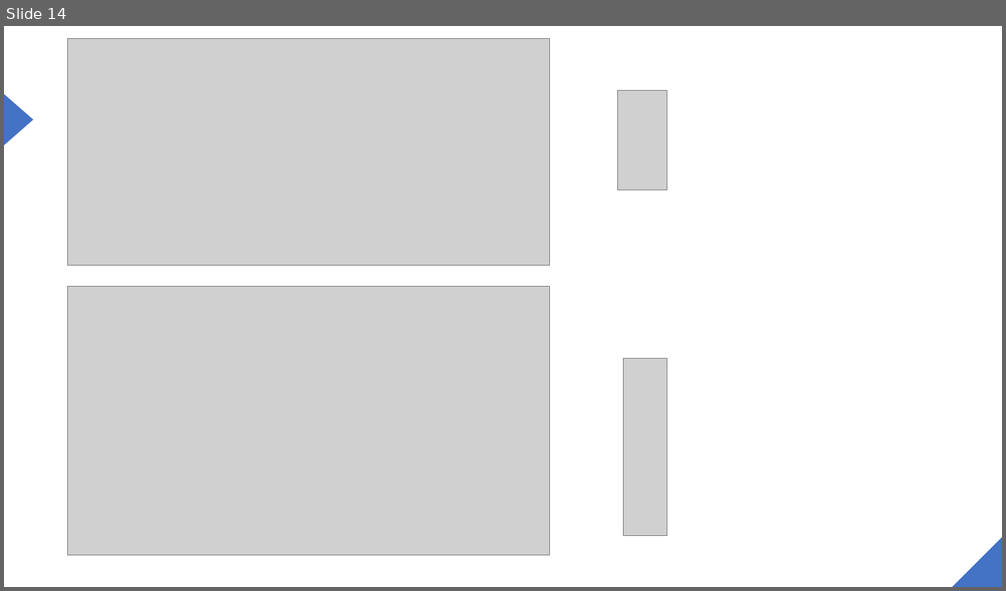
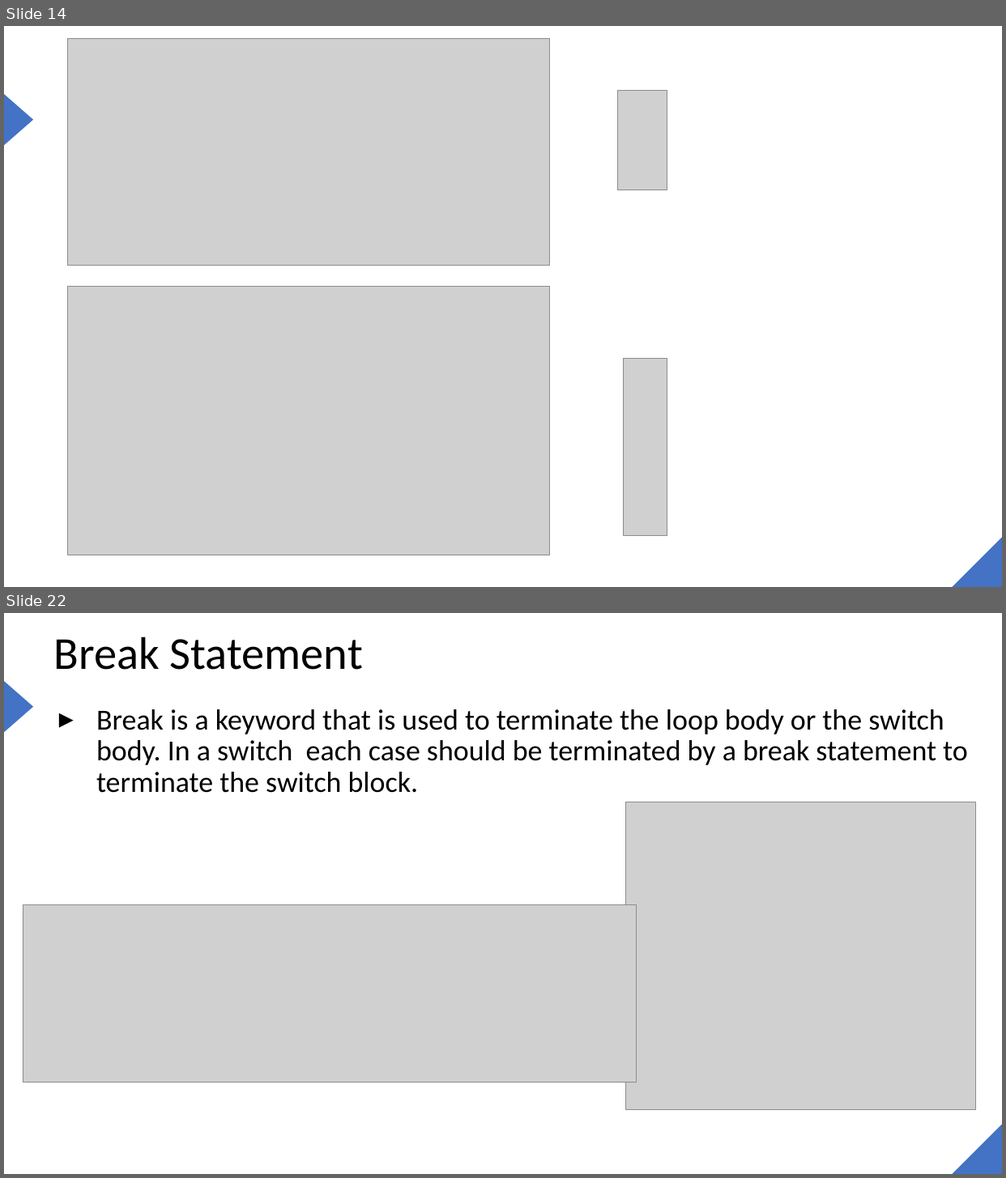
Before and after one commit to joe6276/The-sharp-Repo, a slide deck: Slides/6. Control Flow/Control Flow.pptx. Shown one above the other, each under a label of ours: slide 14 before the commit, slides 14 and 22 after it; the slides between them are not shown. The pictures are 1006x591 and 1006x1178 pixels, drawn with LibreOffice and Linux fonts; fonts in the diff are those of the drawing; grey boxes stand for pictures. Boxes give left, top, right and bottom in pixels: in the first picture for what was removed or moved away, otherwise in the second. Text is boxed around its words. In the diff, an @@ line names an element or a change of style, - is before the commit and + after.

```diff
--- a/Slides/6. Control Flow/Control Flow.pptx
+++ b/Slides/6. Control Flow/Control Flow.pptx
@@ slide 22 added at [4,613,1002,1174], background #FFFFFF; not listed: 2 template elements that a slide beside it also shows @@
@@ title added at [54,636,363,670], 44 pt, text #000000 @@
+Break Statement
@@ text added at [96,709,968,793], 28 pt, text #000000 @@
+▸ Break is a keyword that is used to terminate the loop body or the switch body. In a switch each case should be terminated by a break statement to terminate the switch block.
@@ picture added at [626,802,976,1110] @@
@@ picture added at [23,905,636,1083] @@
```
Also in this commit, not shown: 1 slide changed, 8 other slides added, 1 slide removed.
